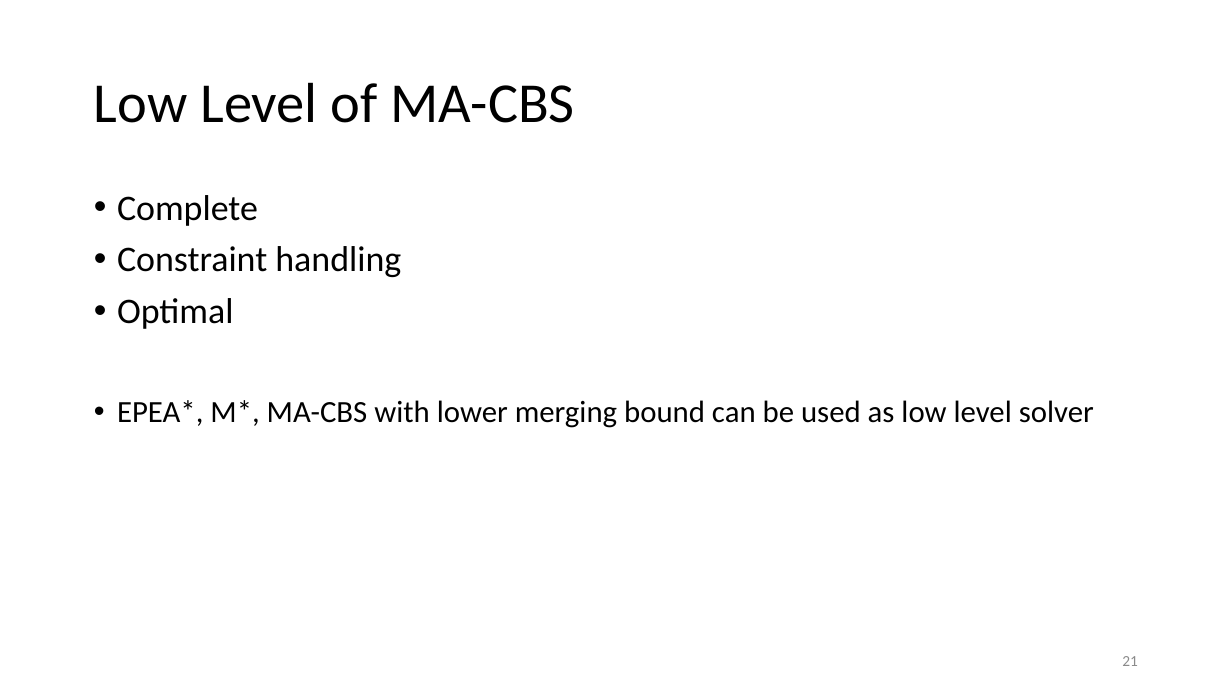
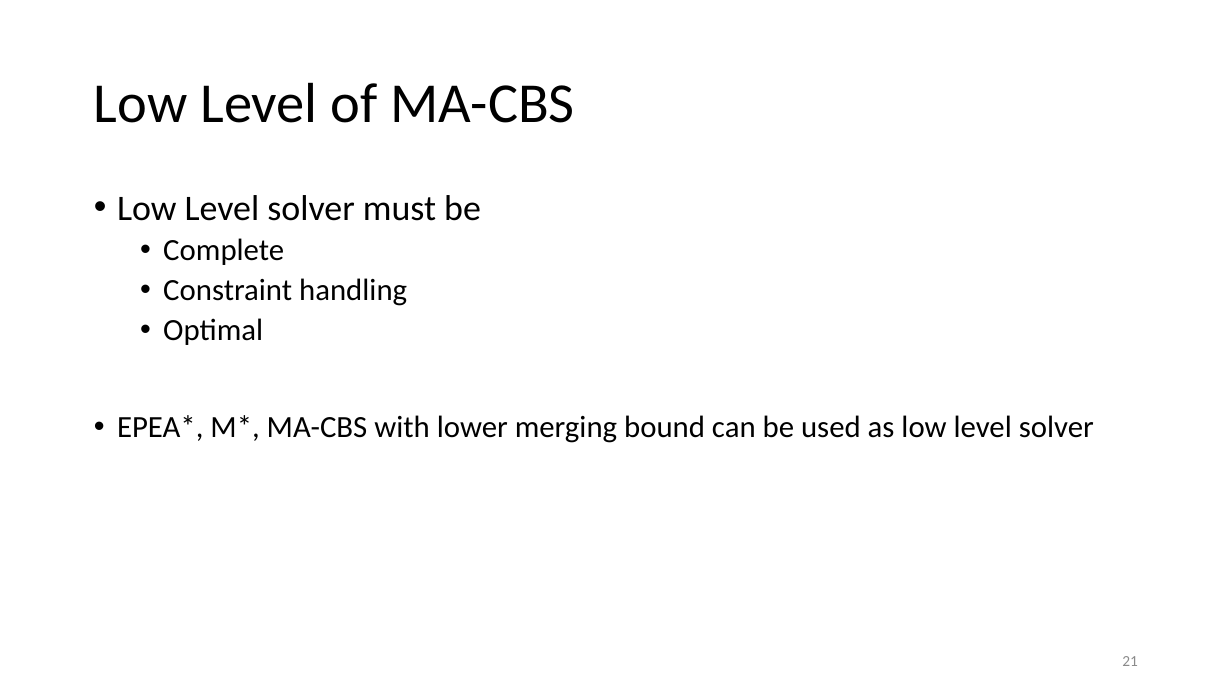
Before and after one commit to DemirDorukDilek/CBS, a slide deck: slide 21 of dahahilipls.pptx. Drawn at 1232x693 pixels with LibreOffice and Linux fonts; fonts in the diff are those of the drawing. Boxes give left, top, right and bottom in pixels: in the first picture for what was removed or moved away, otherwise in the second. Text is boxed around its words. In the diff, an @@ line names an element or a change of style, - is before the commit and + after.

```diff
--- a/dahahilipls.pptx
+++ b/dahahilipls.pptx
@@ text at box(117, 195, 481, 221): paragraph added @@
+• Low Level solver must be
@@ text at box(163, 238, 407, 345): size 28 to 24 pt in "Complete", "Constraint handling", "Optimal"; list level 1 to 2 in "Complete"; list level 1 to 2 in "Constraint handling"; list level 1 to 2 in "Optimal" @@
```
Also in this commit, not shown: 2 other slides changed, 3 other files.
